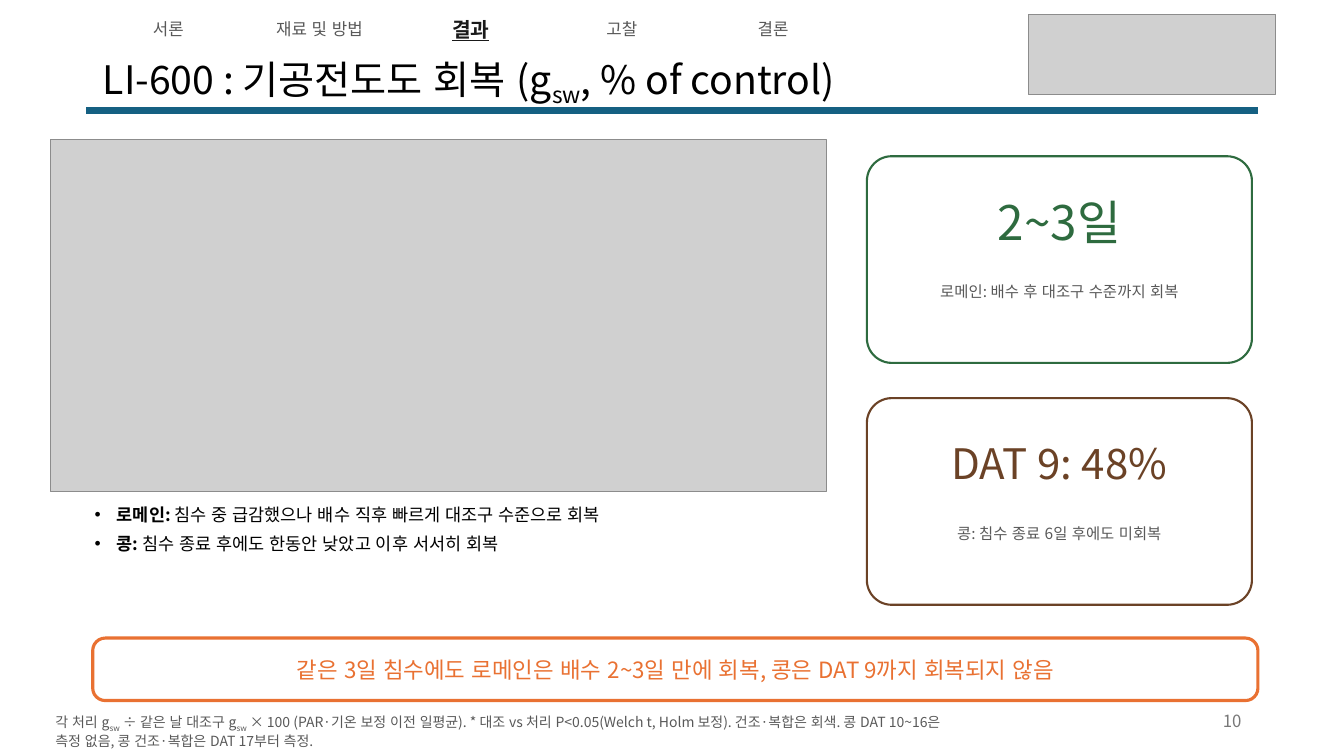
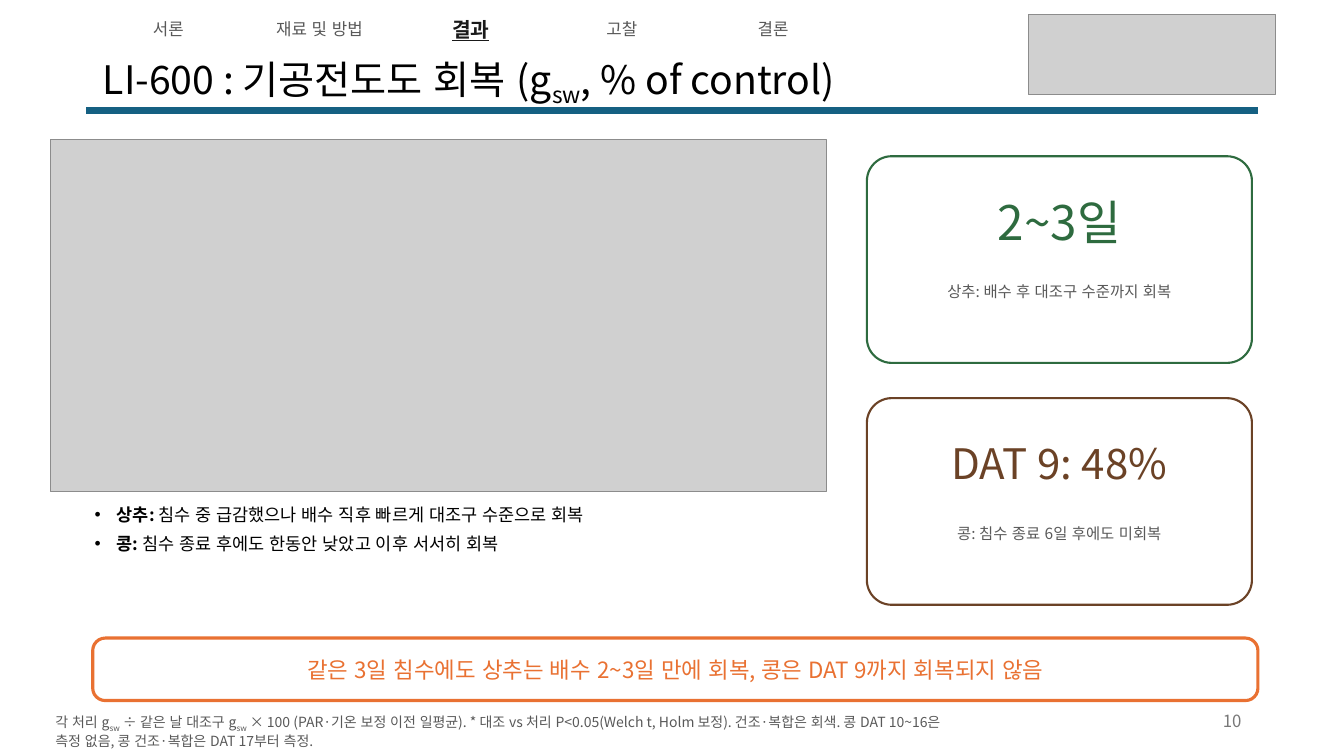
Before and after one commit to YunJM20/-, a slide deck: slide 10 of 구두발표_콩vs로메인상추_v6.pptx. Drawn at 1344x756 pixels with LibreOffice and Linux fonts; fonts in the diff are those of the drawing; grey boxes stand for pictures. Boxes give left, top, right and bottom in pixels: in the first picture for what was removed or moved away, otherwise in the second. Text is boxed around its words. In the diff, an @@ line names an element or a change of style, - is before the commit and + after.

```diff
--- a/구두발표_콩vs로메인상추_v6.pptx
+++ b/구두발표_콩vs로메인상추_v6.pptx
@@ text at (947,284,1171,298): text changed @@
-로메인: 배수 후 대조구 수준까지 회복
+상추: 배수 후 대조구 수준까지 회복
@@ text at (117,506,583,523): text changed @@
-• 로메인: 침수 중 급감했으나 배수 직후 빠르게 대조구 수준으로 회복
+• 상추: 침수 중 급감했으나 배수 직후 빠르게 대조구 수준으로 회복
@@ text in rounded rectangle at (307,659,1043,682): text changed @@
-같은 3일 침수에도 로메인은 배수 2~3일 만에 회복, 콩은 DAT 9까지 회복되지 않음
+같은 3일 침수에도 상추는 배수 2~3일 만에 회복, 콩은 DAT 9까지 회복되지 않음
```
Also in this commit, not shown: 21 other slides changed.
